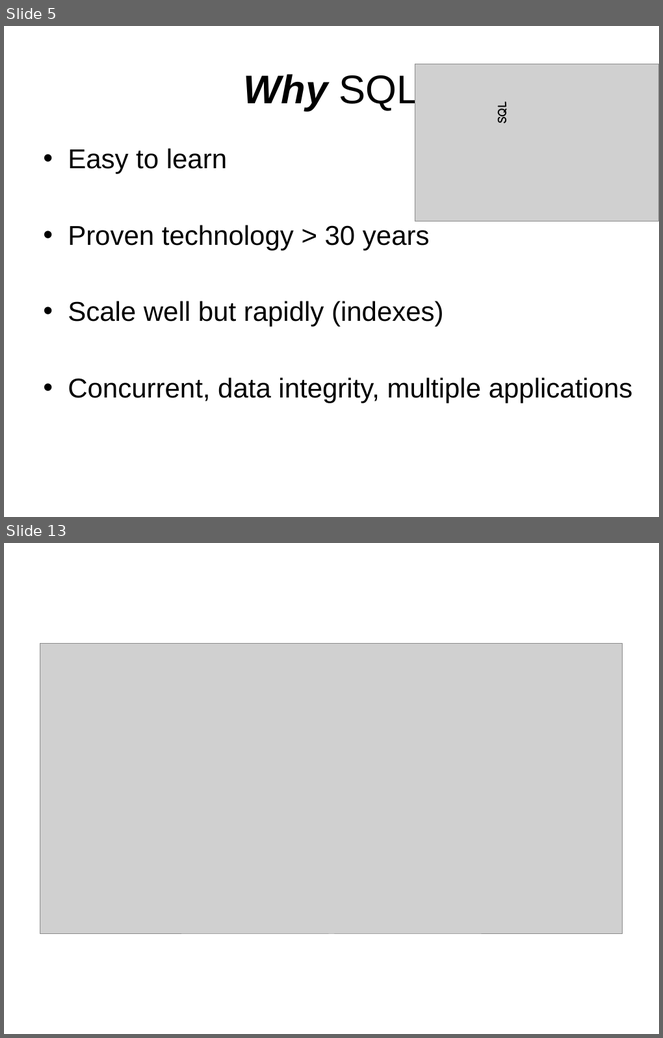
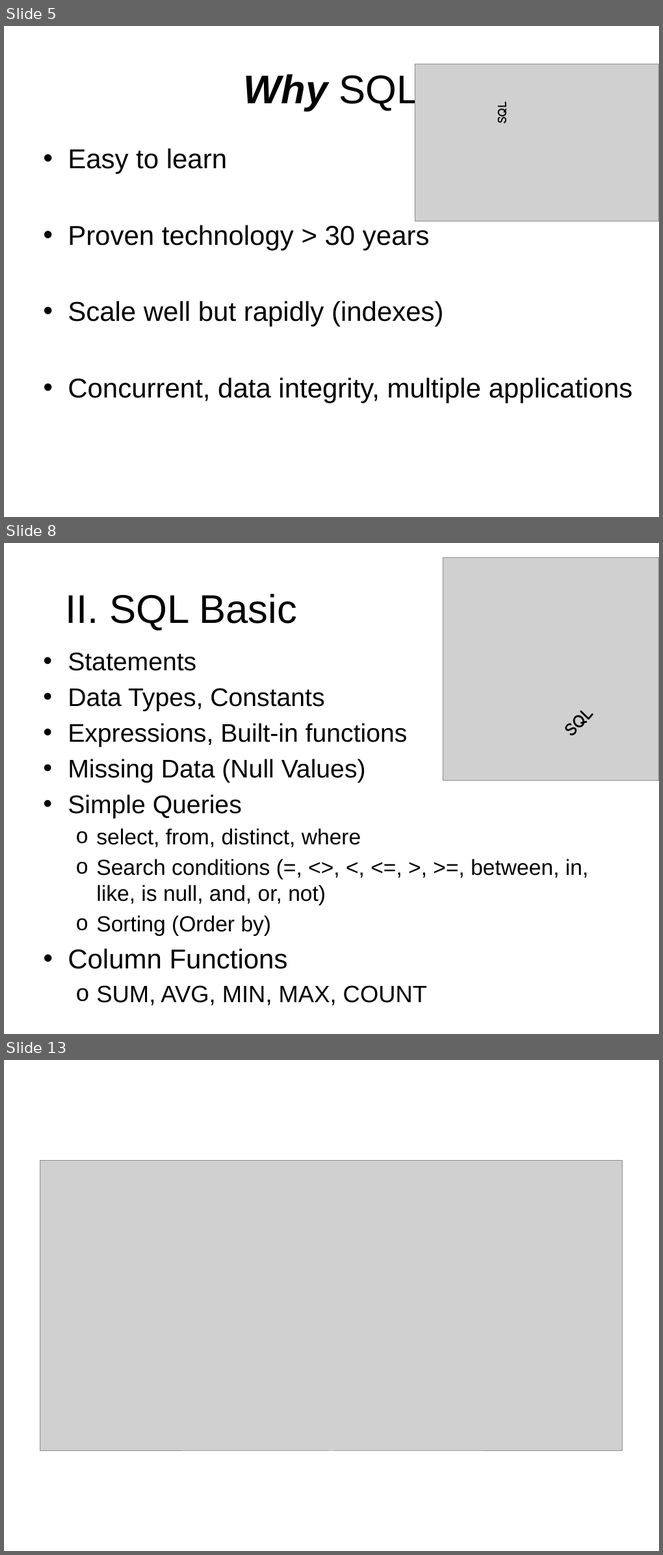
Before and after one commit to sonvq/sqltraining, a slide deck: QS_Training_SQL_Overview.pptx. Shown one above the other, each under a label of ours: slides 5 and 13 before the commit, slides 5, 8 and 13 after it; the slides between them are not shown. The pictures are 663x1038 and 663x1555 pixels, drawn with LibreOffice and Linux fonts; fonts in the diff are those of the drawing; grey boxes stand for pictures; background and template pictures are left out. Boxes give left, top, right and bottom in pixels: in the first picture for what was removed or moved away, otherwise in the second. Text is boxed around its words. In the diff, an @@ line names an element or a change of style, - is before the commit and + after.

```diff
--- a/QS_Training_SQL_Overview.pptx
+++ b/QS_Training_SQL_Overview.pptx
@@ slide 8 added at (4,543,659,1034), background picture (left out) @@
@@ picture added at (443,557,659,780) @@
@@ title added at (65,594,297,631), 44 pt, text #000000 @@
+II. SQL Basic
@@ text added at (68,652,588,1006), 24 pt, text #000000 @@
+• Statements
+• Data Types, Constants
+• Expressions, Built-in functions
+• Missing Data (Null Values)
+• Simple Queries
+  o select, from, distinct, where
+  o Search conditions (=, <>, <, <=, >, >=, between, in, like, is null, and, or, not)
+  o Sorting (Order by)
+• Column Functions
+  o SUM, AVG, MIN, MAX, COUNT
@@ text added at (552,650,648,748), 20 pt, text #000000, bold @@
+SQL
```
Also in this commit, not shown: 5 slides changed, 1 other slide added, 2 slides removed, 8 other files.
